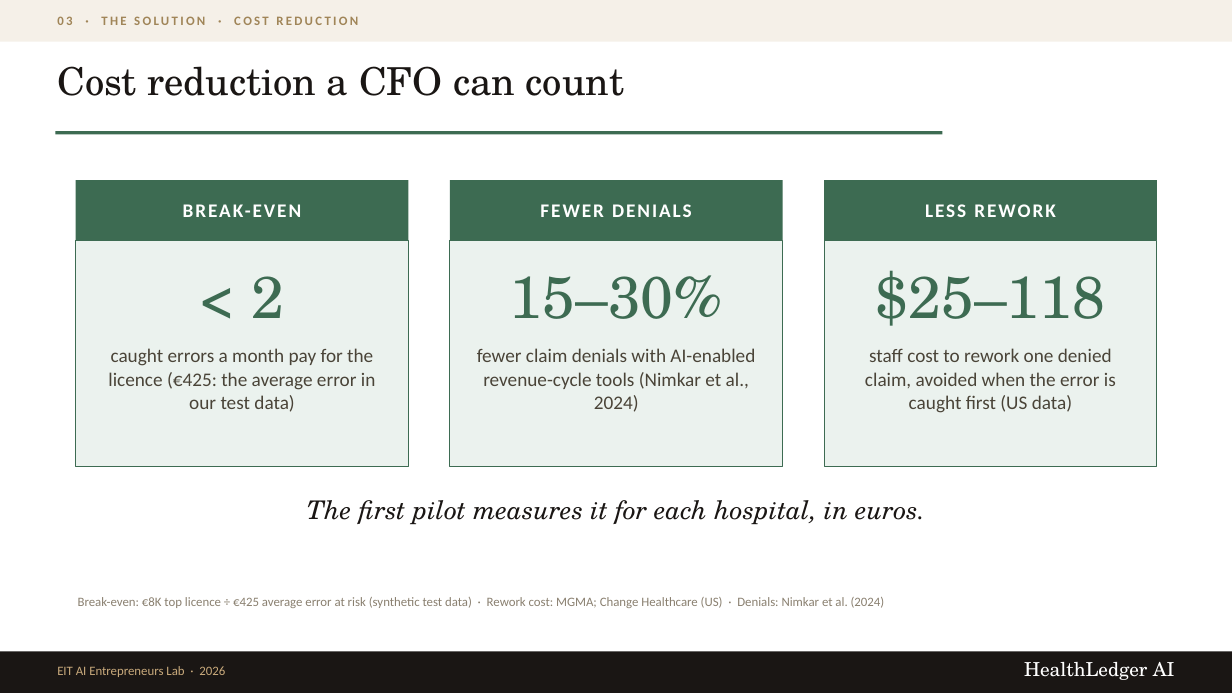
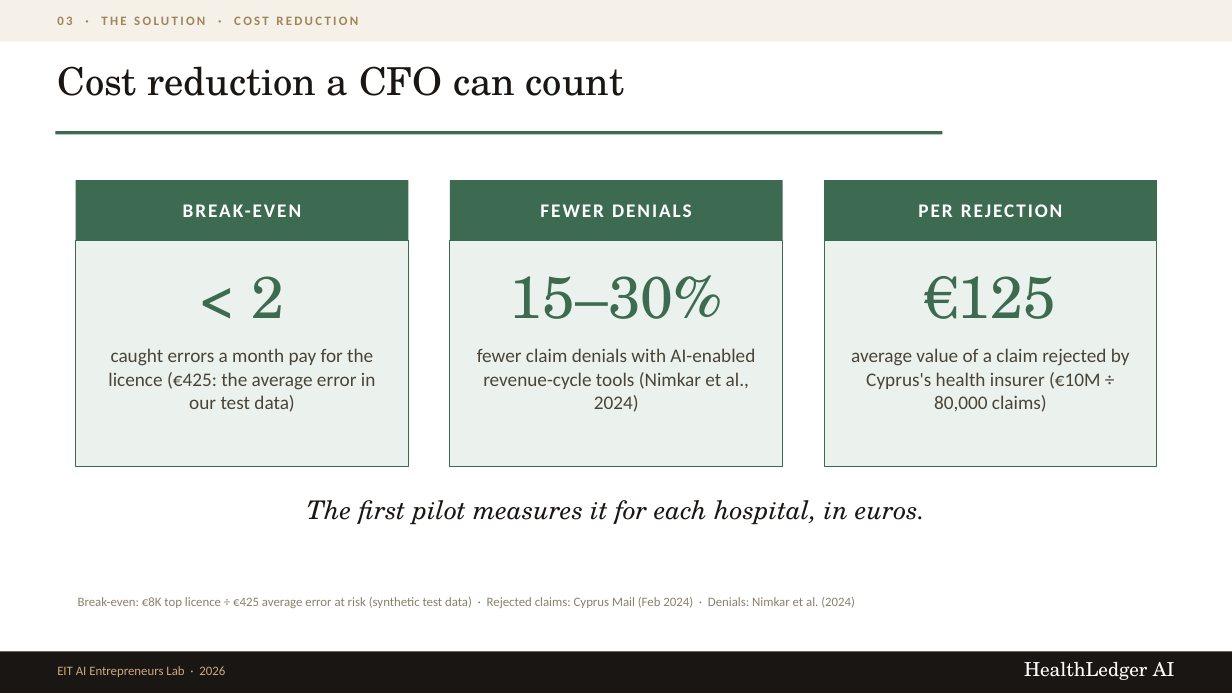
Before and after one commit to mrply97/AI, a slide deck: slide 8 of HealthLedgerAI_EIT_Pitch.pptx. Drawn at 1232x693 pixels with LibreOffice and Linux fonts; fonts in the diff are those of the drawing. Boxes give left, top, right and bottom in pixels: in the first picture for what was removed or moved away, otherwise in the second. Text is boxed around its words. In the diff, an @@ line names an element or a change of style, - is before the commit and + after.

```diff
--- a/HealthLedgerAI_EIT_Pitch.pptx
+++ b/HealthLedgerAI_EIT_Pitch.pptx
@@ text at <box>824,180,1157,240</box>: text changed @@
-LESS REWORK
+PER REJECTION
@@ text at <box>925,276,1056,319</box>: text changed @@
-$25–118
+€125
@@ text at <box>851,348,1130,412</box>: text changed @@
-staff cost to rework one denied claim, avoided when the error is caught first (US data)
+average value of a claim rejected by Cyprus's health insurer (€10M ÷ 80,000 claims)
@@ text at <box>78,597,855,608</box>: text changed @@
-Break-even: €8K top licence ÷ €425 average error at risk (synthetic test data) · Rework cost: MGMA; Change Healthcare (US) · Denials: Nimkar et al. (2024)
+Break-even: €8K top licence ÷ €425 average error at risk (synthetic test data) · Rejected claims: Cyprus Mail (Feb 2024) · Denials: Nimkar et al. (2024)
```
Also in this commit, not shown: 1 other slide changed, 2 other files.
